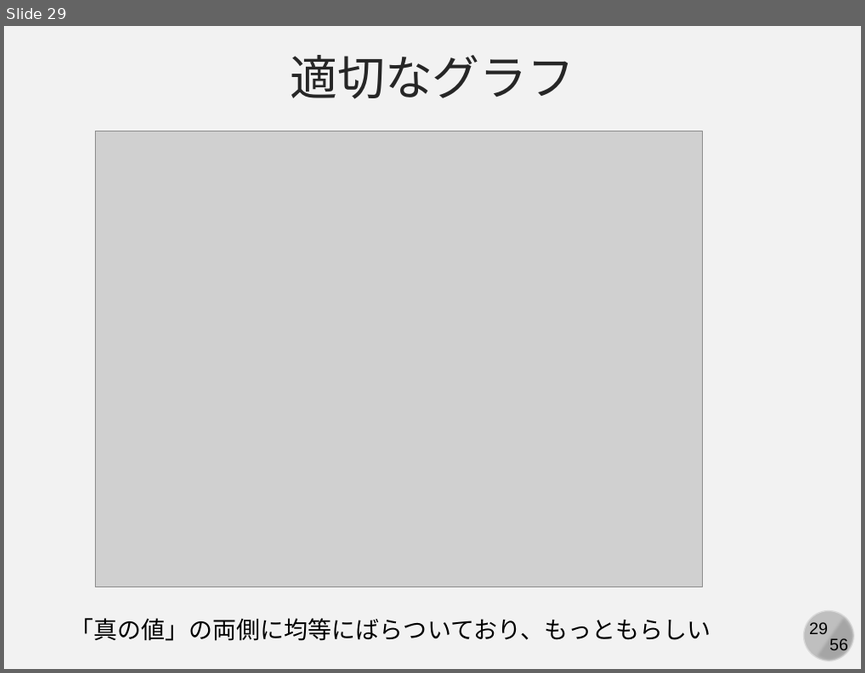
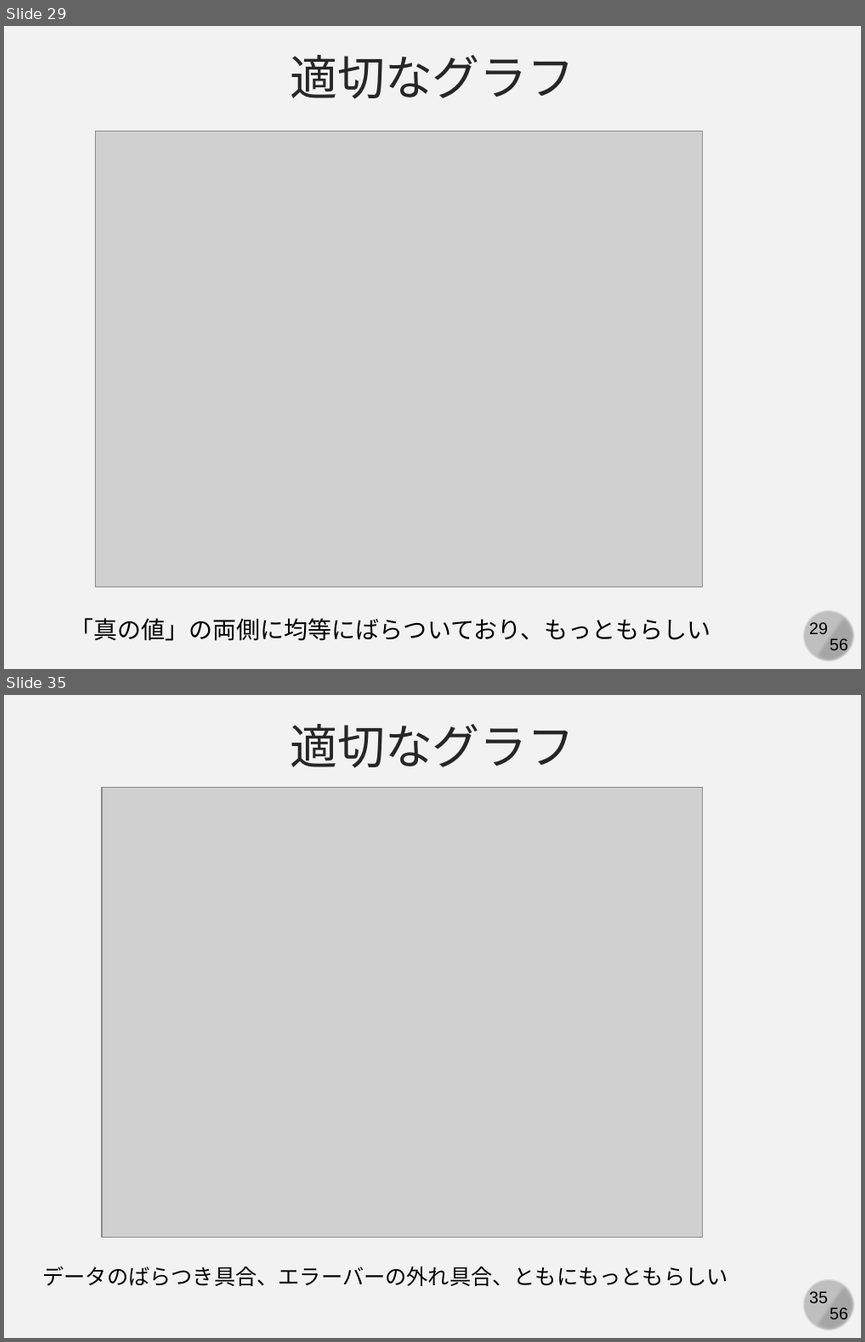
Before and after one commit to kaityo256/simulation_engineering, a slide deck: 03_mc_advanced/simulation03.pptx. Shown one above the other, each under a label of ours: slide 29 before the commit, slides 29 and 35 after it; the slides between them are not shown. The pictures are 865x673 and 865x1342 pixels, drawn with LibreOffice and Linux fonts; fonts in the diff are those of the drawing; grey boxes stand for pictures. Boxes give left, top, right and bottom in pixels: in the first picture for what was removed or moved away, otherwise in the second. Text is boxed around its words. In the diff, an @@ line names an element or a change of style, - is before the commit and + after.

```diff
--- a/03_mc_advanced/simulation03.pptx
+++ b/03_mc_advanced/simulation03.pptx
@@ slide 35 added at [4, 695, 861, 1338], background #F2F2F2; not listed: 4 template elements that a slide beside it also shows @@
@@ text added at [290, 724, 575, 768], 40 pt, text #262626 @@
+適切なグラフ
@@ picture added at [102, 787, 703, 1237] @@
@@ text added at [43, 1265, 728, 1286], 18 pt, text #000000 @@
+データのばらつき具合、エラーバーの外れ具合、ともにもっともらしい
```
Also in this commit, not shown: 1 slide changed, 9 other slides added, 15 other files.
